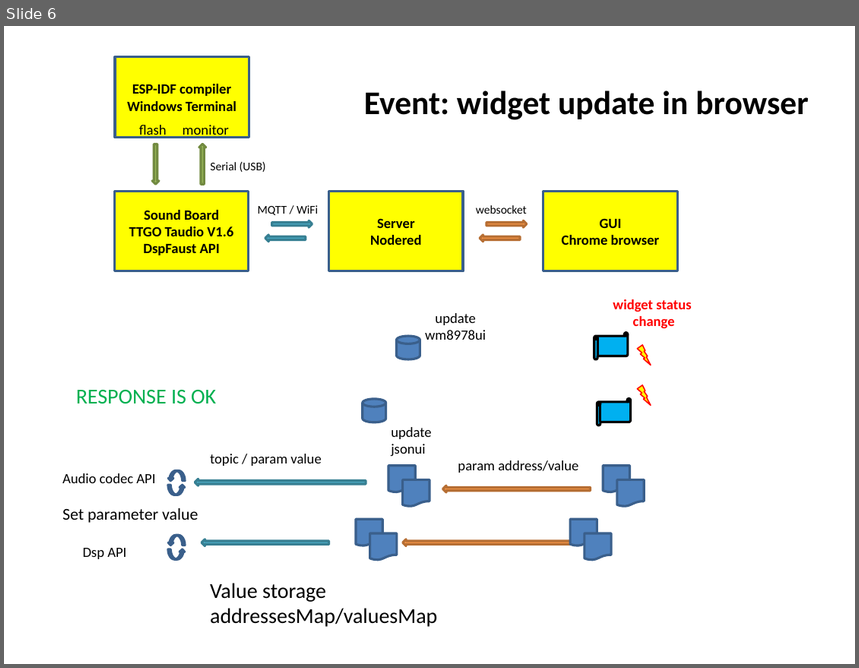
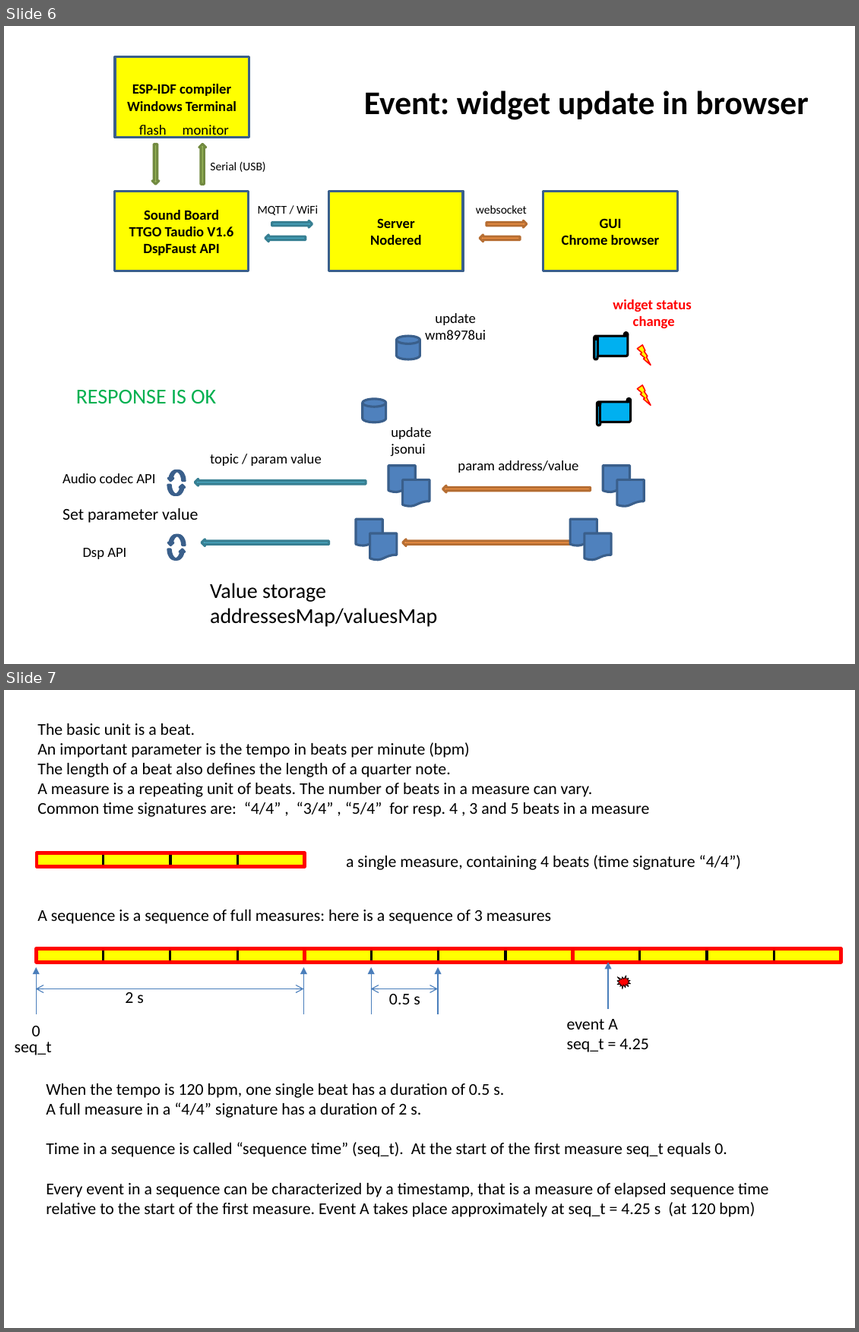
Before and after one commit to goofy2k/ESP32_faust2api, a slide deck: images/graphics.pptx. Shown one above the other, each under a label of ours: slide 6 before the commit, slides 6 and 7 after it. The pictures are 859x668 and 859x1332 pixels, drawn with LibreOffice and Linux fonts; fonts in the diff are those of the drawing. Boxes give left, top, right and bottom in pixels: in the first picture for what was removed or moved away, otherwise in the second. Text is boxed around its words. In the diff, an @@ line names an element or a change of style, - is before the commit and + after.

Commit message:
describe the concept a sequence

```diff
--- a/images/graphics.pptx
+++ b/images/graphics.pptx
@@ slide 7 added at bbox=[4, 690, 855, 1328], background #FFFFFF @@
@@ text added at bbox=[37, 723, 650, 817], 14 pt, text #000000 @@
+The basic unit is a beat.
+An important parameter is the tempo in beats per minute (bpm)
+The length of a beat also defines the length of a quarter note.
+A measure is a repeating unit of beats. The number of beats in a measure can vary.
+Common time signatures are: “4/4” , “3/4” , “5/4” for resp. 4 , 3 and 5 beats in a measure
@@ group added at bbox=[37, 853, 305, 867]: 5 rectangles @@
@@ text added at bbox=[346, 855, 741, 870], 14 pt, text #000000 @@
+a single measure, containing 4 beats (time signature “4/4”)
@@ text added at bbox=[37, 910, 551, 924], 14 pt, text #000000 @@
+A sequence is a sequence of full measures: here is a sequence of 3 measures
@@ group added at bbox=[37, 948, 304, 962]: 5 rectangles @@
@@ group added at bbox=[304, 948, 572, 962]: 5 rectangles @@
@@ group added at bbox=[572, 948, 842, 962]: 5 rectangles @@
@@ arrow added from (608, 1009) to (608, 962), #4B7EBC 0.75 pt @@
@@ arrow added from (37, 1015) to (37, 967), #4B7EBC 0.75 pt @@
@@ arrow added from (303, 1015) to (303, 967), #4B7EBC 0.75 pt @@
@@ arrow added from (371, 1015) to (371, 967), #4B7EBC 0.75 pt @@
@@ arrow added from (438, 1015) to (438, 967), #4B7EBC 0.75 pt @@
@@ irregular seal added at bbox=[617, 976, 630, 989], fill #FF0000, outline #000000 0.5 pt @@
@@ double arrow added from (35, 989) to (303, 989), #4B7EBC 0.75 pt @@
@@ text added at bbox=[125, 989, 144, 1003], 14 pt, text #000000 @@
+2 s
@@ double arrow added from (371, 989) to (438, 989), #4B7EBC 0.75 pt @@
@@ text added at bbox=[389, 994, 420, 1005], 14 pt, text #000000 @@
+0.5 s
@@ text added at bbox=[32, 1026, 40, 1037], 14 pt, text #000000 @@
+0
@@ text added at bbox=[567, 1019, 649, 1053], 14 pt, text #000000 @@
+event A
+seq_t = 4.25
@@ text added at bbox=[15, 1042, 52, 1056], 14 pt, text #000000 @@
+seq_t
@@ text added at bbox=[46, 1084, 769, 1217], 14 pt, text #000000 @@
+When the tempo is 120 bpm, one single beat has a duration of 0.5 s.
+A full measure in a “4/4” signature has a duration of 2 s.
+Time in a sequence is called “sequence time” (seq_t). At the start of the first measure seq_t equals 0.
+Every event in a sequence can be characterized by a timestamp, that is a measure of elapsed sequence time relative to the start of the first measure. Event A takes place approximately at seq_t = 4.25 s (at 120 bpm)
```
Also in this commit, not shown: 1 other slide added, 2 other files.
